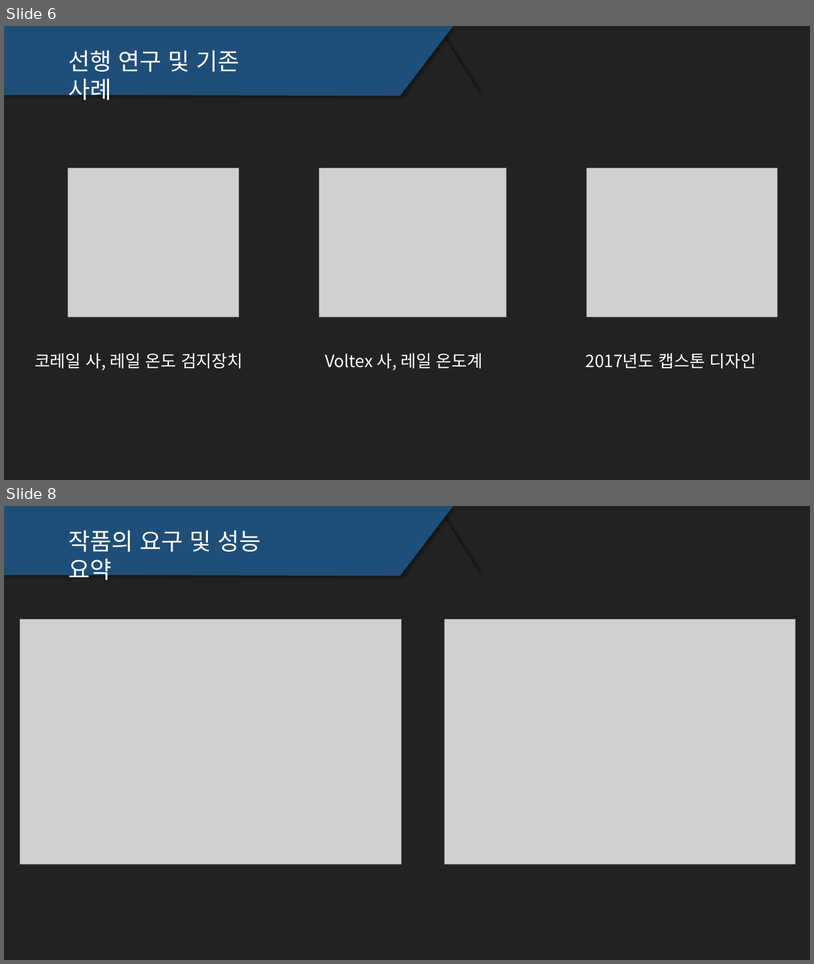
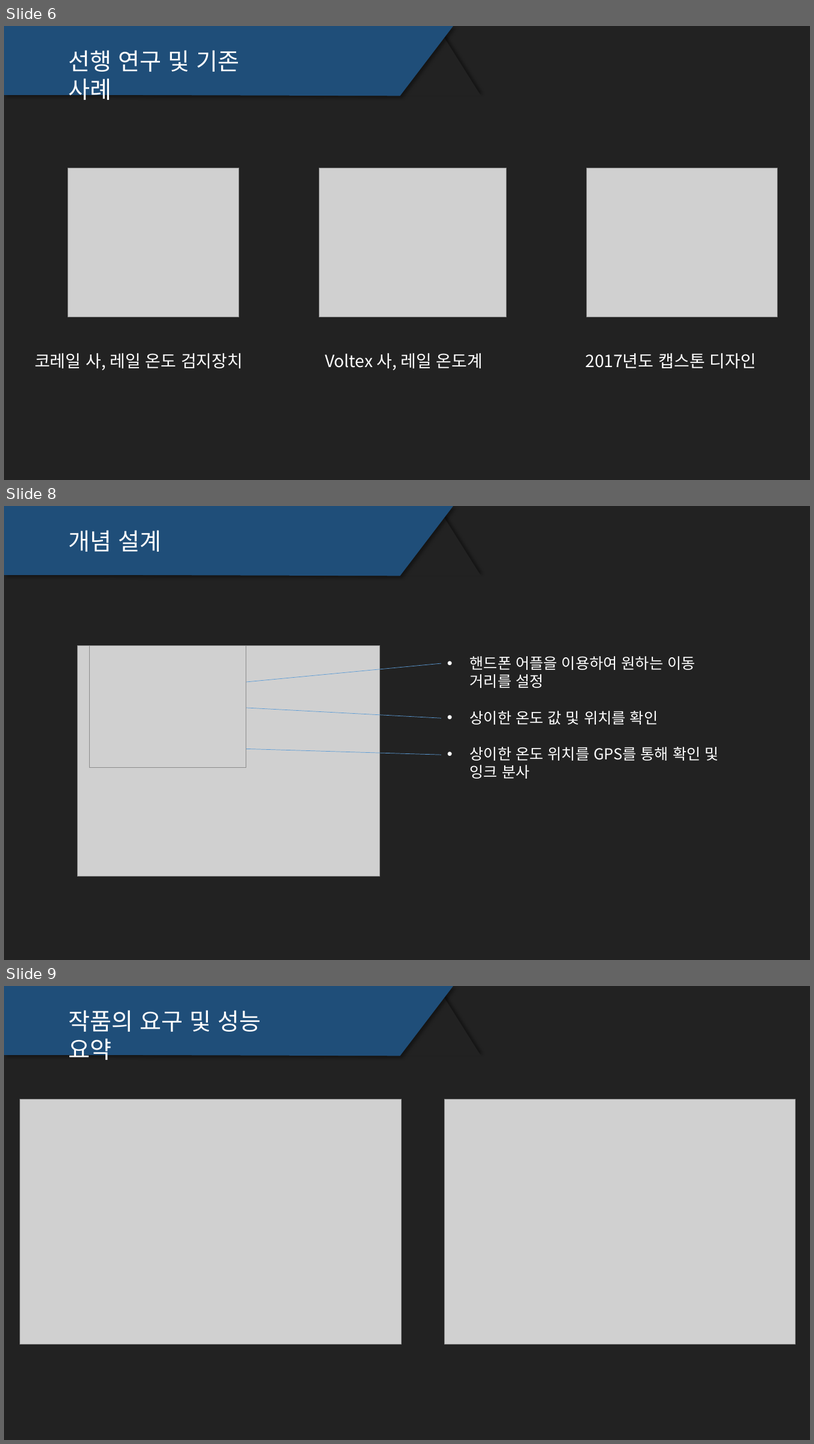
Before and after one commit to TRpop/GoRail, a slide deck: 중간발표/김동환 박규하 김현종 피피티 완.pptx. Shown one above the other, each under a label of ours: slides 6 and 8 before the commit, slides 6, 8 and 9 after it; the slides between them are not shown. The pictures are 814x964 and 814x1444 pixels, drawn with LibreOffice and Linux fonts; fonts in the diff are those of the drawing; grey boxes stand for pictures. Boxes give left, top, right and bottom in pixels: in the first picture for what was removed or moved away, otherwise in the second. Text is boxed around its words. In the diff, an @@ line names an element or a change of style, - is before the commit and + after.

```diff
--- a/중간발표/김동환 박규하 김현종 피피티 완.pptx
+++ b/중간발표/김동환 박규하 김현종 피피티 완.pptx
@@ slide 8 added at box(4, 506, 810, 960), background #222222 @@
@@ freeform shape added at box(4, 506, 453, 576), fill #1F4E79 @@
@@ triangle added at box(401, 513, 482, 576), fill #222222 @@
@@ text added at box(69, 530, 162, 552), 28 pt, text #FFFFFF @@
+개념 설계
@@ picture added at box(78, 646, 380, 876) @@
@@ picture added at box(90, 646, 246, 768) @@
@@ arrow added from (441, 663) to (188, 687), #5B9BD5 0.5 pt @@
@@ text added at box(470, 656, 719, 778), 18 pt, text #FFFFFF @@
+• 핸드폰 어플을 이용하여 원하는 이동 거리를 설정
+• 상이한 온도 값 및 위치를 확인
+• 상이한 온도 위치를 GPS를 통해 확인 및 잉크 분사
@@ arrow added from (441, 718) to (213, 706), #5B9BD5 0.5 pt @@
@@ arrow added from (441, 754) to (241, 748), #5B9BD5 0.5 pt @@
@@ what was slide 8 is now slide 9 @@
```
Also in this commit, not shown: 4 slides changed, 2 slides removed, 7 other files.
